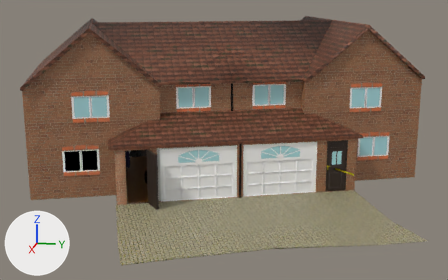
One commit to the FBX model Assets/Models/House/OpenHouse.fbx: the scene before it, then after it.
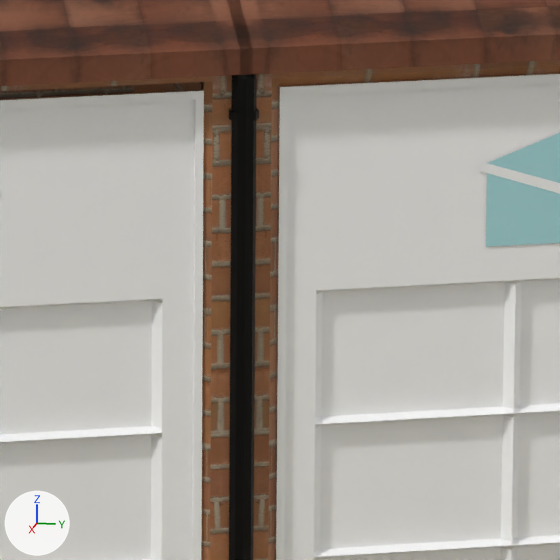
The first picture shows the older version from a 50 mm lens placed at (116.7, 11.0, 20.7), pointed at (53.1, -1.7, 4.8). The close-ups show the older and then the newer version on the part from 49% to 60% of the width and 49% to 66% of the height of that picture. Only the edits that show in the close-ups are written down. Every picture has the same lights, and +X, +Y and +Z are marked at lower left. Where no turn or scale is listed for an object, it has been applied to the vertices.

Names of what the first close-up shows: 'Garage.008', 'Garage.009', 'HouseBody.004', 'HouseWindow.004', 'MidDownRoof.004', 'Pipe.008', 'Star.004'.
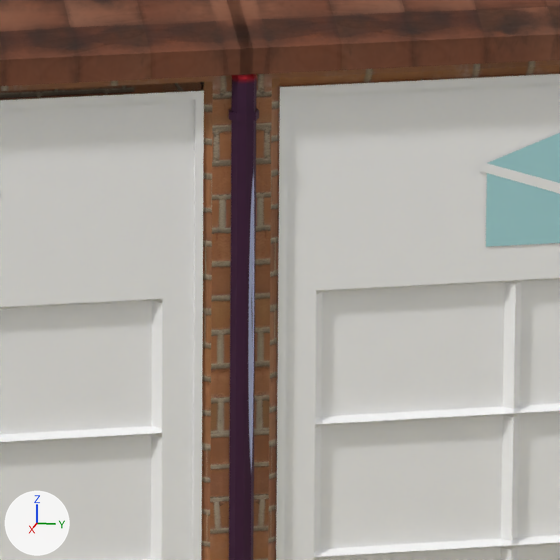
Location of each change, [x1, y1, x2, y2] in pixels of the close-ups (560 x 560 px):
'Pipe.008', surface changed (lighter): [229, 74, 259, 560] in both

Edits to the bpy script that builds the scene:
```text
Add img_newsanchor_png:
    img_newsanchor_png = load_image('NewsAnchor.png', 'NewsAnchor.png', 207, 117, 'sRGB')
Change mat_material_019:
    remove mat_material_019.base_color = (0.0, 0.0, 0.0)  # black #000000
    add mat_material_019.texture = img_newsanchor_png
```
